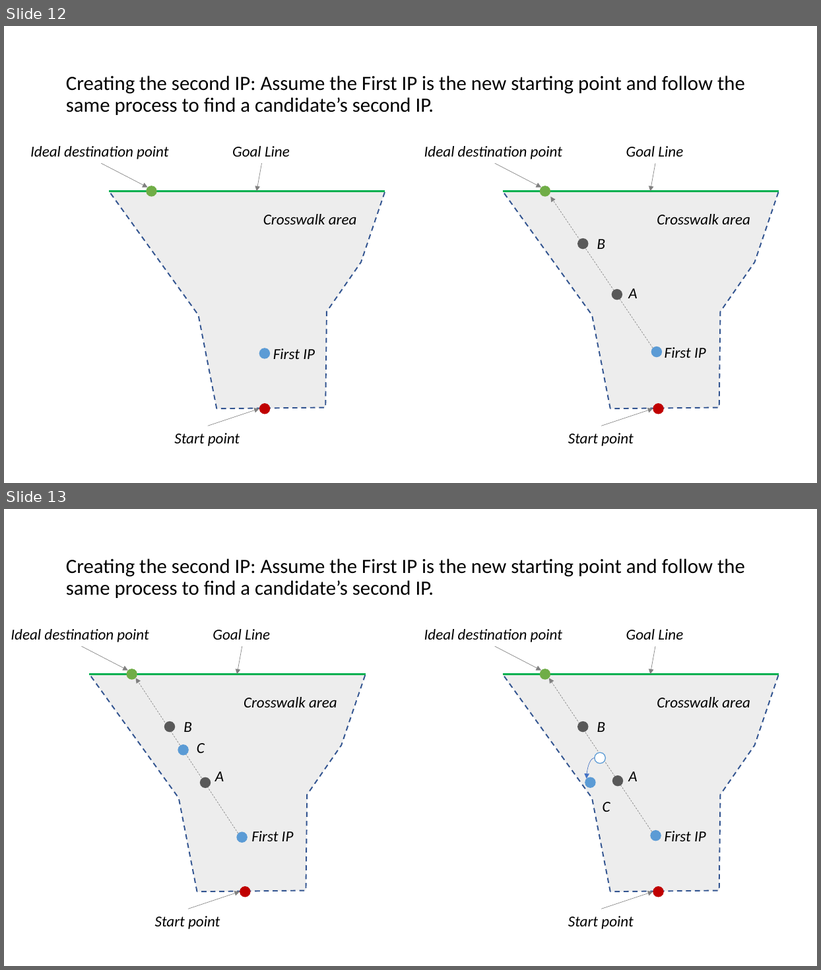
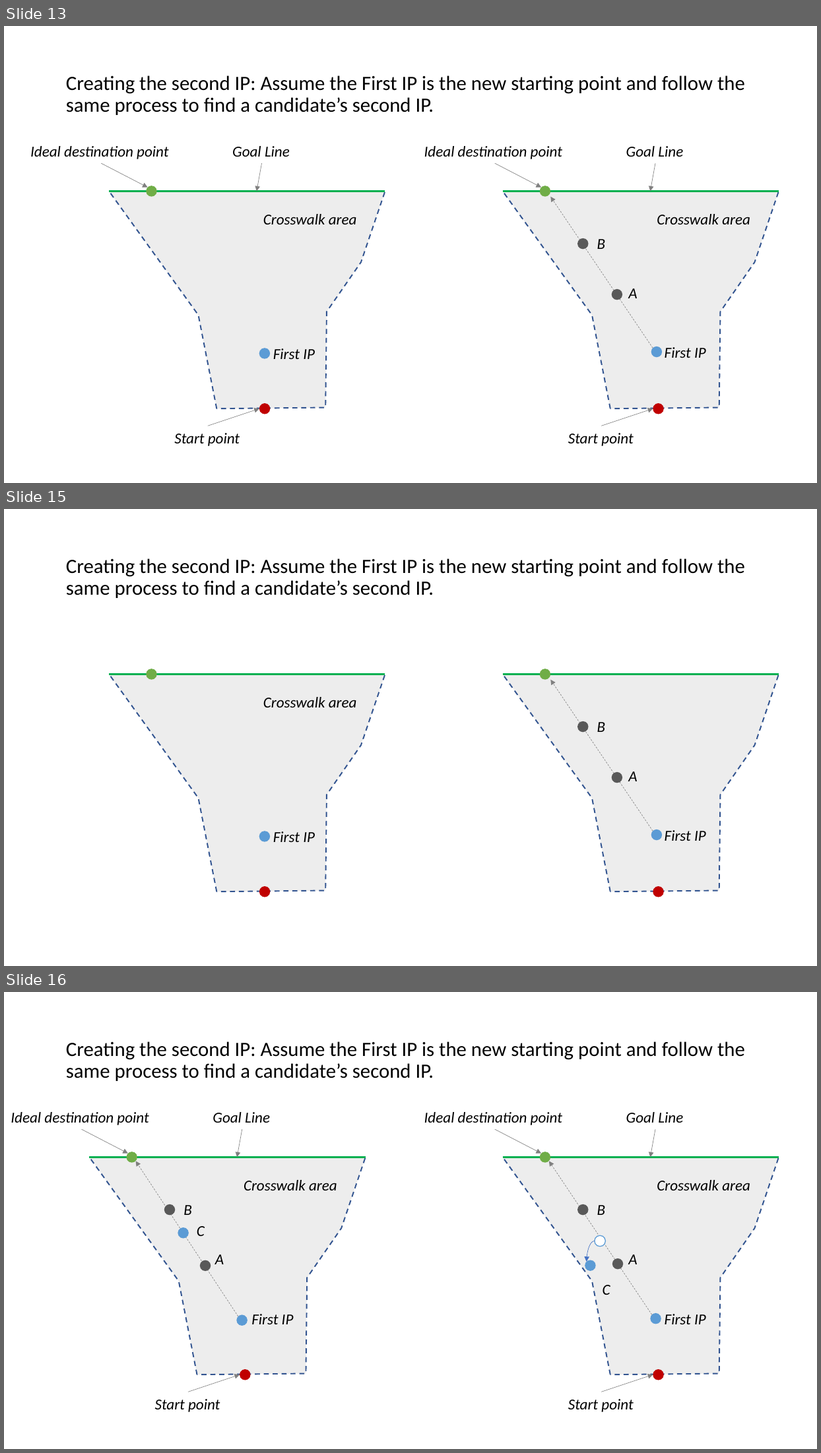
Before and after one commit to adhocmaster/carla-jaywalker-experiments, a slide deck: docs/Soft-Trajectory-Generation.pptx. Shown one above the other, each under a label of ours: slides 12 and 13 before the commit, slides 13, 15 and 16 after it; the slides between them are not shown. The pictures are 821x970 and 821x1453 pixels, drawn with LibreOffice and Linux fonts; fonts in the diff are those of the drawing. Boxes give left, top, right and bottom in pixels: in the first picture for what was removed or moved away, otherwise in the second. Text is boxed around its words. In the diff, an @@ line names an element or a change of style, - is before the commit and + after.

```diff
--- a/docs/Soft-Trajectory-Generation.pptx
+++ b/docs/Soft-Trajectory-Generation.pptx
@@ slide 15 added at (4,509,817,966), background #FFFFFF @@
@@ title added at (66,559,745,598), 24 pt, text #000000 @@
+Creating the second IP: Assume the First IP is the new starting point and follow the same process to find a candidate’s second IP.
@@ arrow added from (653, 831) to (550, 680), #808080 0.5 pt dashed @@
@@ ellipse added at (578,722,589,732), fill #595959 @@
@@ text added at (597,722,606,732), 18 pt, text #000000, italic @@
+B
@@ ellipse added at (612,772,622,784), fill #595959 @@
@@ text added at (628,772,637,782), 18 pt, text #000000, italic @@
+A
@@ group added at (109,669,385,898): 3 ellipses, 2 texts, 1 freeform shape, 1 line @@
+Crosswalk area
+First IP
@@ group added at (503,669,780,898): 3 ellipses, 1 freeform shape, 1 line, 1 text @@
+First IP
@@ what was slide 12 is now slide 13 @@
@@ what was slide 13 is now slide 16 @@
```
Also in this commit, not shown: 5 slides changed, 6 other slides added.
